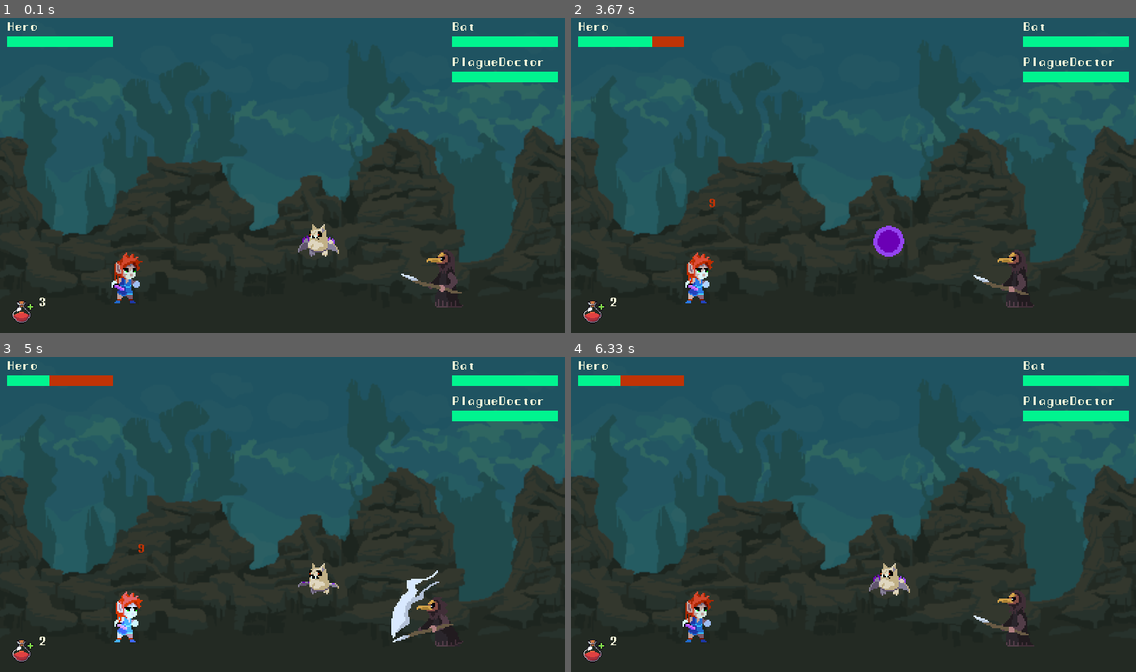
Above: before the commit, frames 1-4 (two rows, left to right).
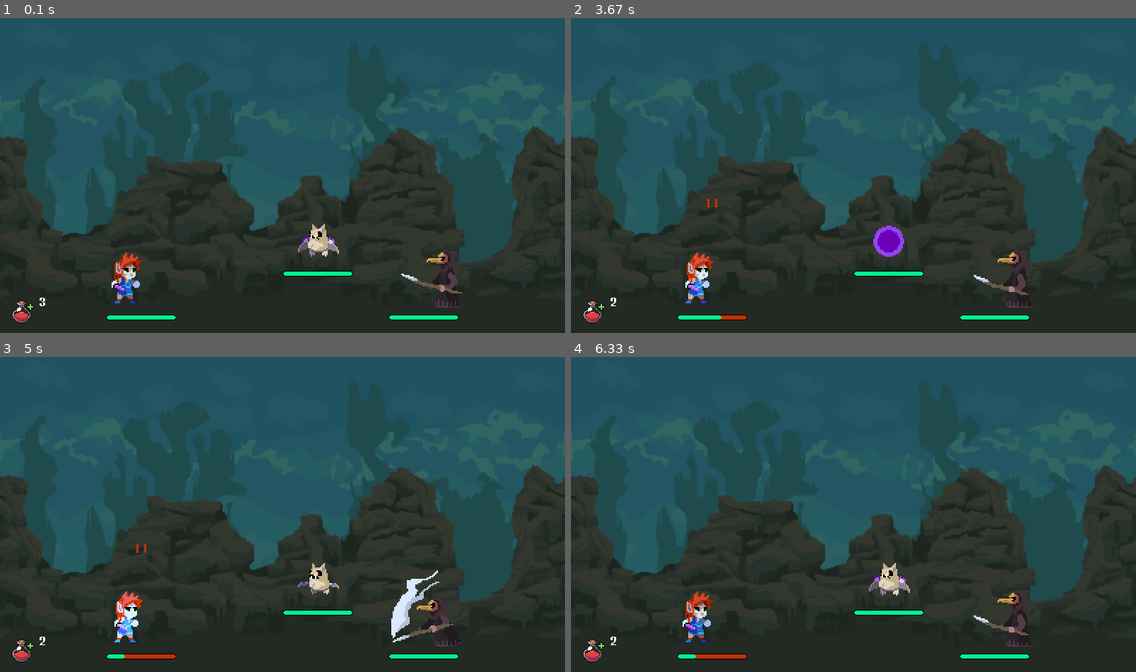
Above: after the commit, the same moments.

Repository: sabrunel/cavern-brawl-pygame
Game: pygame game, started from main.py
Same seed, same stepped clock (60 frames per second), same inputs: the game is played once before the commit and once after it.
Inputs (mouse positions are in pixels of both pictures, inside the frame that each line leads up to):
- Up to frame 1 (0.1 s): no input
- Up to frame 2 (3.67 s): click (593, 310) at 1.88 s
- Up to frame 3 (5 s): no input
- Up to frame 4 (6.33 s): no input

The runs differ from the first frame. In frame 1, 2.8% of the frame differs, in the area x 1-99%, y 1-96%; in frame 2, 2.8%; in frame 3, 2.8%; in frame 4, 2.8%.

Commit message:
Updating healthbars to draw them near fighter feet

Diff:
--- a/fighter.py
+++ b/fighter.py
@@ -1,7 +1,18 @@
 import pygame
 import random
+from settings import BORDER_RADIUS, HEALTH_BORDER, HEALTH_GREEN, HEALTH_RED
+
+# Helper functions
+def draw_health_bar(screen, pos, size, border_color, back_color, health_color, border_radius, health_ratio):
+    pygame.draw.rect(screen, back_color, (*pos, *size), 0, border_radius)
+    pygame.draw.rect(screen, border_color, (*pos, *size), 1, border_radius)
+    inner_pos  = (pos[0]+1, pos[1]+1)
+    inner_size = ((size[0]-2) * health_ratio, size[1]-2)
+    rect = (round(inner_pos[0]), round(inner_pos[1]), round(inner_size[0]), round(inner_size[1]))
+    pygame.draw.rect(screen, health_color, rect, 0, border_radius)
 
 
+# Fighter class
 class Fighter():
     def __init__(self, x, y, name, strength, max_hp, start_potions):
 
@@ -43,6 +54,13 @@
         # Creation time
         self.update_time = pygame.time.get_ticks()
 
+    def draw_health(self, screen):
+        self.health_rect = pygame.Rect(0, 0, 100, 8)
+        self.health_rect.midbottom = self.rect.centerx, self.rect.bottom + 10
+
+        health_ratio = self.hp/self.max_hp
+        draw_health_bar(screen, self.health_rect.bottomleft, self.health_rect.size,
+                HEALTH_BORDER, HEALTH_RED, HEALTH_GREEN, BORDER_RADIUS, health_ratio)
 
     def idle(self):
         self.action = 'Idle'
@@ -107,3 +125,4 @@
 
     def draw(self, screen):
         screen.blit(self.image, self.rect)
+        self.draw_health(screen)
--- a/healthbar.py
+++ /dev/null
@@ -1,19 +0,0 @@
-import pygame
-from settings import *
-
-class HealthBar():
-    def __init__(self, x, y, hp, max_hp):
-        self.display_surface = pygame.display.get_surface()
-        self.x = x
-        self.y = y
-
-        self.max_hp = max_hp
-        self.hp = hp
-
-    def draw(self, hp):
-        # Update with new health
-        self.hp = hp
-        # Calculate health ratio
-        health_ratio = self.hp / self.max_hp
-        pygame.draw.rect(self.display_surface, HEALTH_RED, (self.x, self.y, 150, 15))
-        pygame.draw.rect(self.display_surface, HEALTH_GREEN, (self.x, self.y, 150 * health_ratio, 15))
--- a/settings.py
+++ b/settings.py
@@ -6,12 +6,14 @@
 # Frame rate
 FPS = 60
 
-# Colors
+# Text
 TEXT_COLOR = (253, 253, 218)
-HEALTH_RED = (191, 51, 6)
-HEALTH_GREEN = (0, 244, 143)
-
-# Font
 FONT_NAME = 'font/manaspc.ttf'
 FONT_SIZE = 16
 TITLE_SIZE = 70
+
+# Health bars
+HEALTH_RED = (191, 51, 6)
+HEALTH_GREEN = (0, 244, 143)
+HEALTH_BORDER = (0, 0, 0)
+BORDER_RADIUS = 10
--- a/stage.py
+++ b/stage.py
@@ -1,7 +1,6 @@
 import pygame
 from settings import *
 from fighter import Fighter
-from healthbar import HealthBar
 from combattext import CombatText
 from button import Button
 
@@ -23,7 +22,6 @@
 
         # Stage elements
         self.create_fighters()
-        self.create_healthbars()
         self.combat_text_group = pygame.sprite.Group()
         potion_img = pygame.image.load('assets/Icons/potion.png').convert_alpha()
         self.potion_btn = Button(self.display_surface, 10, 400, potion_img, 40, 40)
@@ -47,26 +45,14 @@
     def create_fighters(self):
         #Create an instance of each fighter type
         self.hero = Fighter(200, 350, 'Hero', 8, 30, 3)
-        self.bat = Fighter(450, 320, 'Bat', 4, 15, 2)
-        self.plaguedoctor = Fighter(600, 350,'PlagueDoctor', 5, 20, 2)
+        self.bat = Fighter(450, 320, 'Bat', 6, 15, 2)
+        self.plaguedoctor = Fighter(600, 350,'PlagueDoctor', 7, 20, 2)
 
         # Add enemies to a list
         self.enemy_list = []
         self.enemy_list.append(self.bat)
         self.enemy_list.append(self.plaguedoctor)
 
-    def draw_names(self):
-        # Draw hero name
-        draw_text(self.display_surface,f'{self.hero.name}', self.text, TEXT_COLOR, 10, 10)
-
-        # Draw enemy names
-        for count, enemy in enumerate(self.enemy_list):
-            draw_text(self.display_surface,f'{enemy.name}', self.text, TEXT_COLOR, 640, 10 + count * 50)
-
-    def create_healthbars(self):
-        self.hero_healthbar = HealthBar( 10, 30, self.hero.hp, self.hero.max_hp)
-        self.bat_healthbar = HealthBar(640, 30, self.bat.hp, self.bat.max_hp)
-        self.plaguedoctor_healthbar = HealthBar(640, 80, self.plaguedoctor.hp, self.plaguedoctor.max_hp)
 
     def player_input(self, bool):
             # Listen for mouse click
@@ -237,14 +223,6 @@
         for enemy in self.enemy_list:
             enemy.draw(self.display_surface)
 
-        # Draw fighter names
-        self.draw_names()
-
-        # Draw healthbars
-        self.hero_healthbar.draw(self.hero.hp)
-        self.bat_healthbar.draw(self.bat.hp)
-        self.plaguedoctor_healthbar.draw(self.plaguedoctor.hp)
-
         # Draw combat text
         self.combat_text_group.draw(self.display_surface)
 
Not shown, changed: README.md
Not shown, added: requirements.txt
